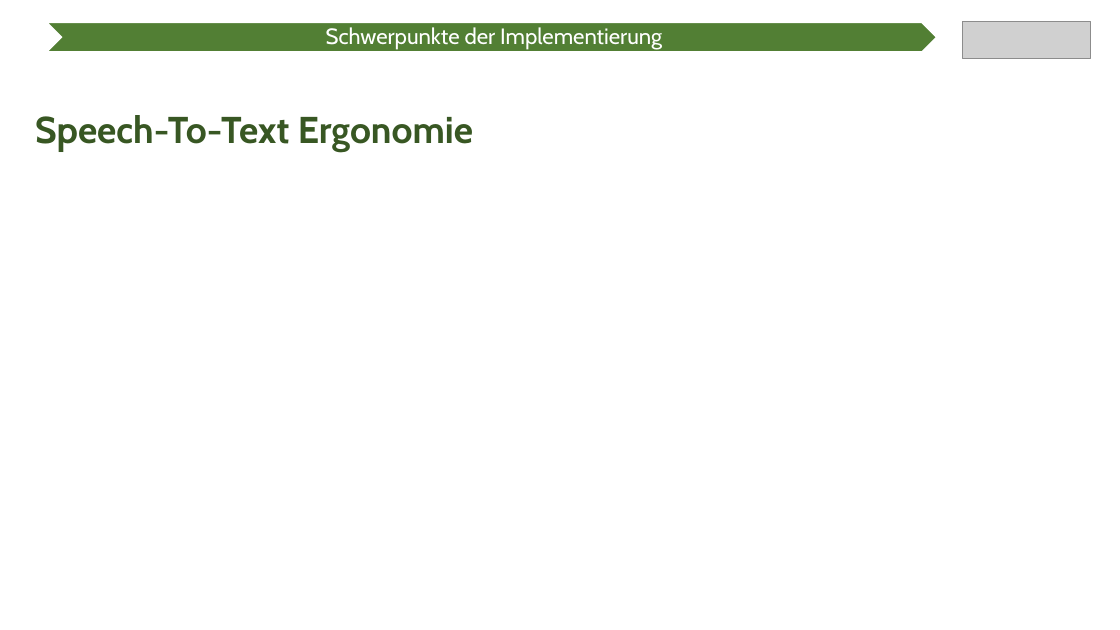
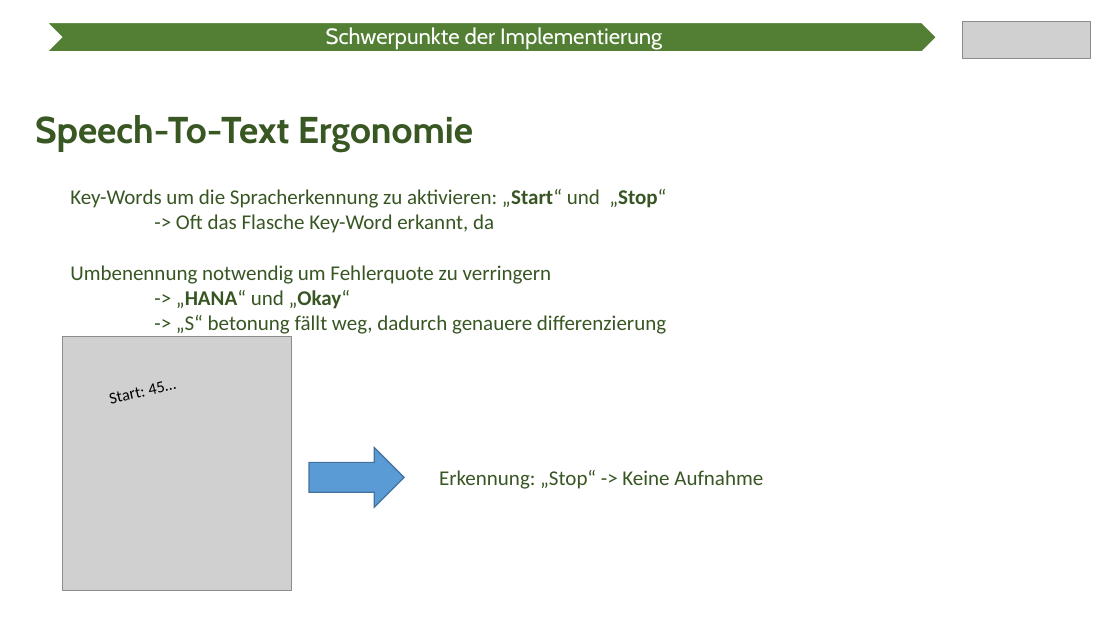
Before and after one commit to Ratoh/SAPLEXA, a slide deck: slide 6 of CavallaroAngelo/Präsentation Wahlmodulvorstellung/SAPlexa Präsentation.pptx. Drawn at 1120x630 pixels with LibreOffice and Linux fonts; fonts in the diff are those of the drawing; grey boxes stand for pictures. Boxes give left, top, right and bottom in pixels: in the first picture for what was removed or moved away, otherwise in the second. Text is boxed around its words. In the diff, an @@ line names an element or a change of style, - is before the commit and + after.

```diff
--- a/CavallaroAngelo/Präsentation Wahlmodulvorstellung/SAPlexa Präsentation.pptx
+++ b/CavallaroAngelo/Präsentation Wahlmodulvorstellung/SAPlexa Präsentation.pptx
@@ text added at [70,189,666,334], 18 pt, text #385723 @@
+Key-Words um die Spracherkennung zu aktivieren: „Start“ und „Stop“
+-> Oft das Flasche Key-Word erkannt, da
+Umbenennung notwendig um Fehlerquote zu verringern
+-> „HANA“ und „Okay“
+-> „S“ betonung fällt weg, dadurch genauere differenzierung
@@ picture added at [62,337,292,591] @@
@@ text added at [111,387,146,404], 14 pt, text #000000 @@
+Start: 45…
@@ right arrow added at [309,448,404,507], fill #5B9BD5, outline #43739E 1 pt @@
@@ text added at [439,470,763,489], 18 pt, text #385723 @@
+Erkennung: „Stop“ -> Keine Aufnahme
```
Also in this commit, not shown: 2 other slides changed.
